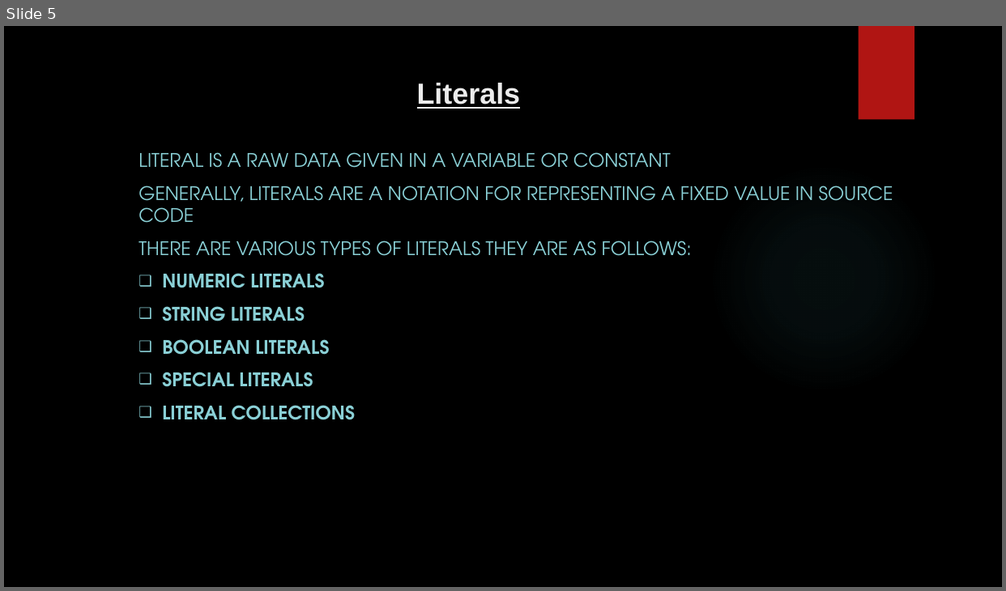
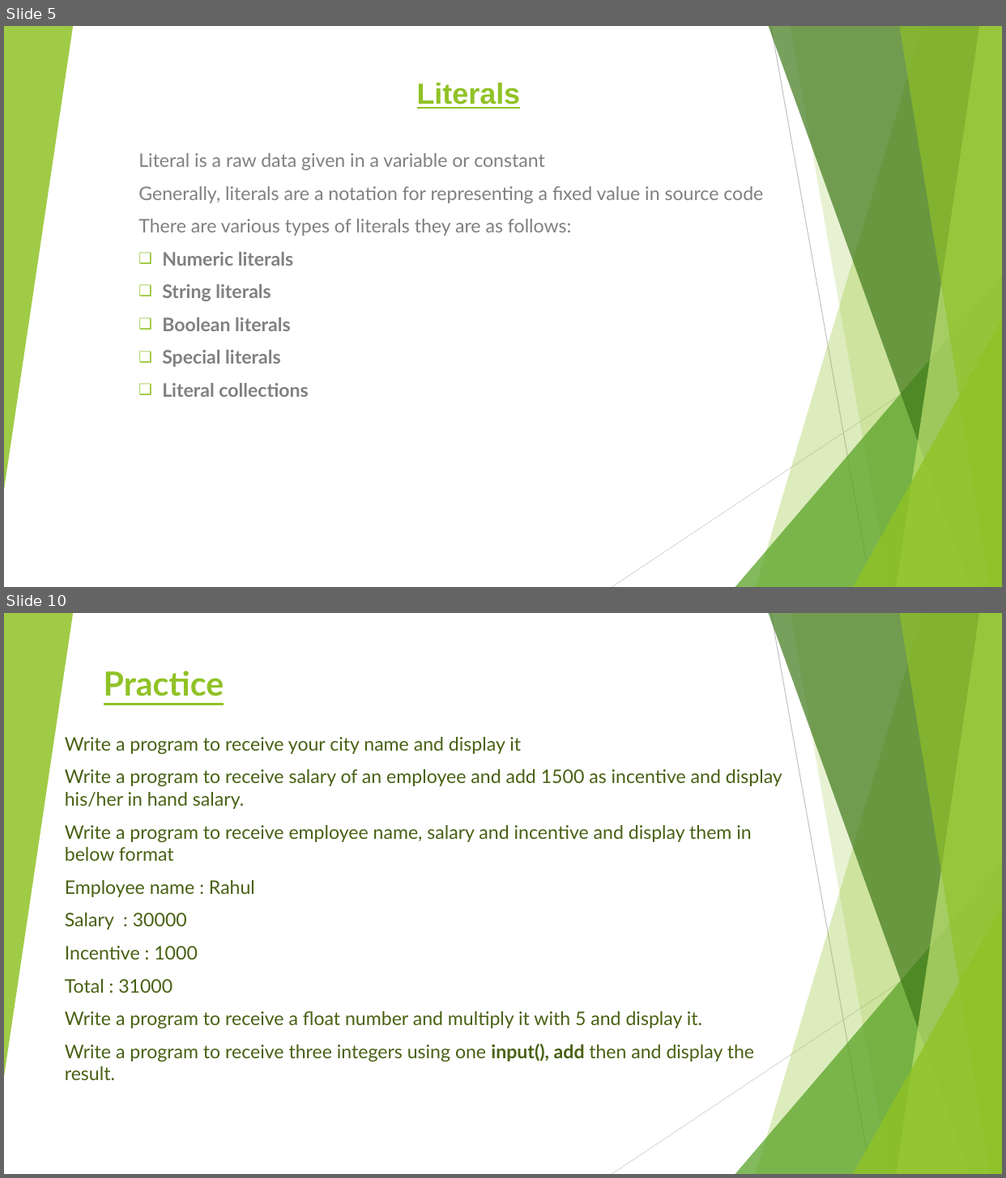
Before and after one commit to tauovir/Materials, a slide deck: Python Session/Python_9_may.pptx. Shown one above the other, each under a label of ours: slide 5 before the commit, slides 5 and 10 after it; the slides between them are not shown. The pictures are 1006x591 and 1006x1178 pixels, drawn with LibreOffice and Linux fonts; fonts in the diff are those of the drawing; background and template pictures are left out. Boxes give left, top, right and bottom in pixels: in the first picture for what was removed or moved away, otherwise in the second. Text is boxed around its words. In the diff, an @@ line names an element or a change of style, - is before the commit and + after.

Commit message:
string and list

```diff
--- a/Python Session/Python_9_may.pptx
+++ b/Python Session/Python_9_may.pptx
@@ slide 10 added at <box>4,613,1002,1174</box>, background #FFFFFF; not listed: 10 template elements that a slide beside it also shows @@
@@ title added at <box>104,671,224,696</box>, 32 pt, text #90C226, bold, underline @@
+Practice
@@ subtitle added at <box>65,737,782,1080</box>, 18 pt, text #486113 @@
+Write a program to receive your city name and display it
+Write a program to receive salary of an employee and add 1500 as incentive and display his/her in hand salary.
+Write a program to receive employee name, salary and incentive and display them in below format
+Employee name : Rahul
+Salary : 30000
+Incentive : 1000
+Total : 31000
+Write a program to receive a float number and multiply it with 5 and display it.
+Write a program to receive three integers using one input(), add then and display the result.
@@ slide 5 changed as well @@
@@ background picture (left out) to #FFFFFF @@
@@ group added at <box>4,26,1002,587</box>: 5 freeform shapes, 3 triangles, 2 lines @@
@@ title "Literals" at <box>417,83,521,109</box>: text colour #EBEBEB to #90C226 @@
@@ rectangle removed at <box>859,26,914,120</box> @@
@@ subtitle at <box>138,153,763,397</box>: text changed; font TeX Gyre Adventor to Lato; text colour #8AD0D6 to #808080 @@
-LITERAL IS A RAW DATA GIVEN IN A VARIABLE OR CONSTANT
-GENERALLY, LITERALS ARE A NOTATION FOR REPRESENTING A FIXED VALUE IN SOURCE CODE
-THERE ARE VARIOUS TYPES OF LITERALS THEY ARE AS FOLLOWS:
-❑ NUMERIC LITERALS
-❑ STRING LITERALS
-❑ BOOLEAN LITERALS
-❑ SPECIAL LITERALS
-❑ LITERAL COLLECTIONS
+Literal is a raw data given in a variable or constant
+Generally, literals are a notation for representing a fixed value in source code
+There are various types of literals they are as follows:
+❑ Numeric literals
+❑ String literals
+❑ Boolean literals
+❑ Special literals
+❑ Literal collections
@@ ellipse removed at <box>709,163,939,394</box> @@
```
Also in this commit, not shown: 7 other slides changed, 2 other slides added, 10 other files.
